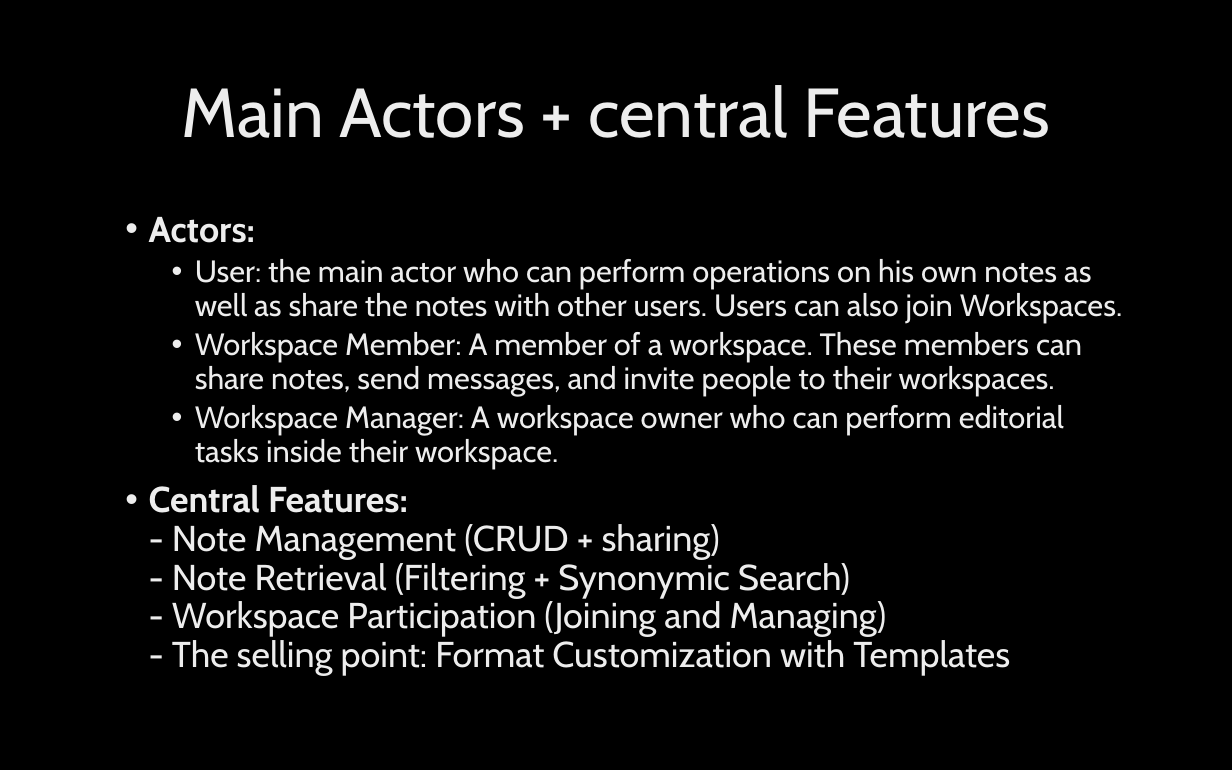
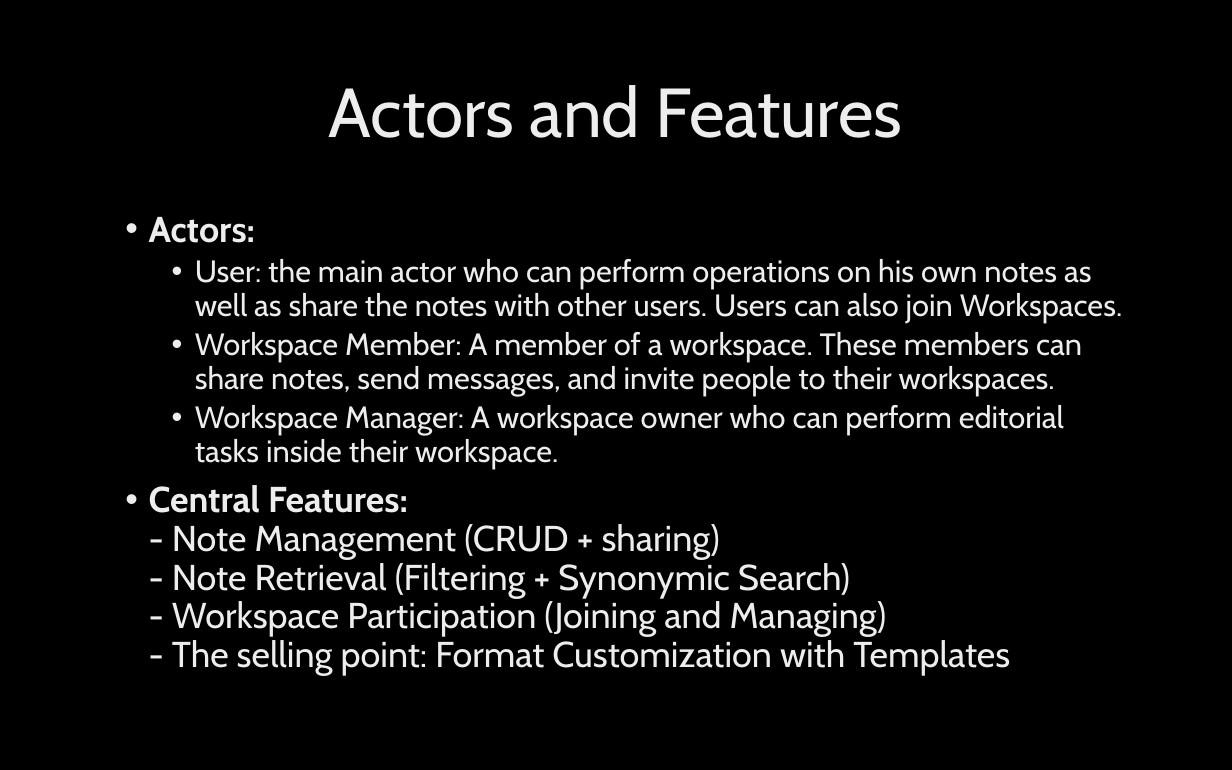
Before and after one commit to MinPoe/frontend-thingspace.ts, a slide deck: slide 3 of ThingSpaceTsM2.pptx. Drawn at 1232x770 pixels with LibreOffice and Linux fonts; fonts in the diff are those of the drawing; background and template pictures are left out. Boxes give left, top, right and bottom in pixels: in the first picture for what was removed or moved away, otherwise in the second. Text is boxed around its words. In the diff, an @@ line names an element or a change of style, - is before the commit and + after.

Commit message:
Slightly changed slide's titles to comply with requirement

```diff
--- a/ThingSpaceTsM2.pptx
+++ b/ThingSpaceTsM2.pptx
@@ title at [329, 85, 903, 138]: text changed @@
-Main Actors + central Features
+Actors and Features
```
Also in this commit, not shown: 3 other slides changed.
